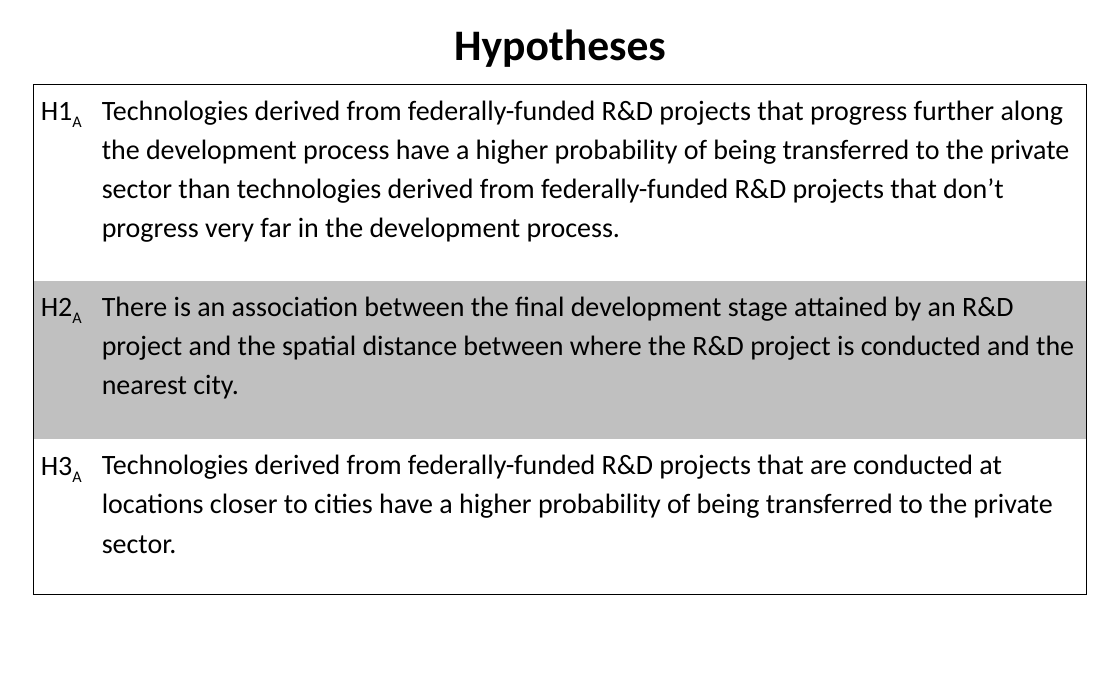
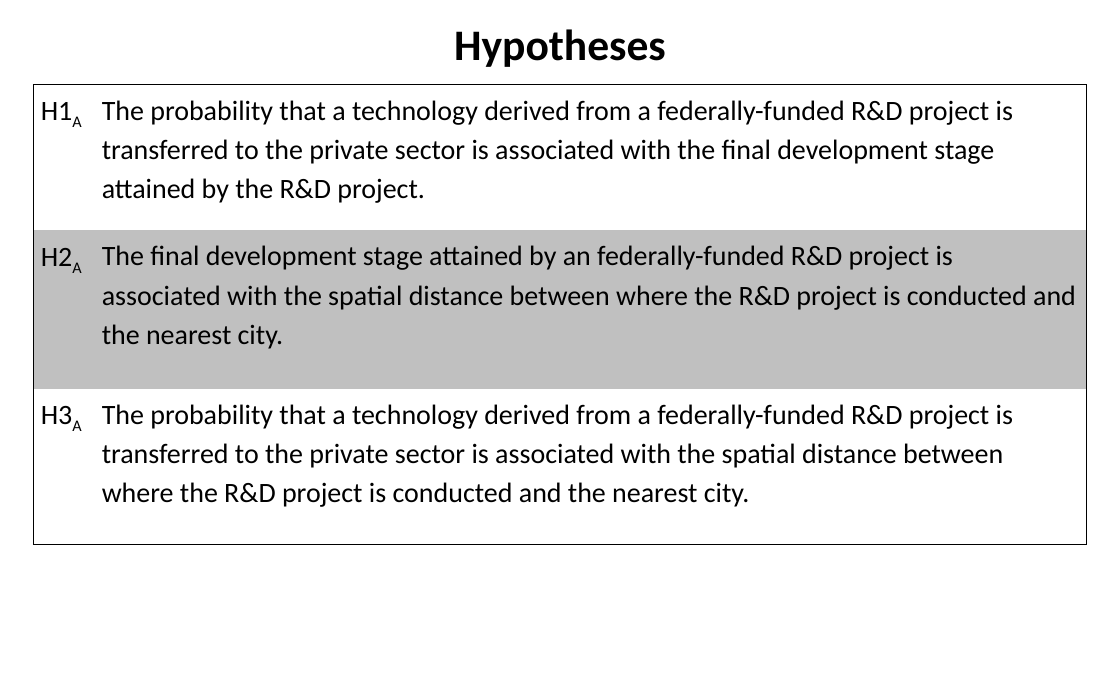
Before and after one commit to SLU-Courses-Townes/SOC5600, a slide deck: slide 14 of FinalProject/Presentation/Townes_SOC5600_FinalProject_Presentation.pptx. Drawn at 1120x700 pixels with LibreOffice and Linux fonts; fonts in the diff are those of the drawing. Boxes give left, top, right and bottom in pixels: in the first picture for what was removed or moved away, otherwise in the second. Text is boxed around its words. In the diff, an @@ line names an element or a change of style, - is before the commit and + after.

```diff
--- a/FinalProject/Presentation/Townes_SOC5600_FinalProject_Presentation.pptx
+++ b/FinalProject/Presentation/Townes_SOC5600_FinalProject_Presentation.pptx
@@ table at bbox=[34, 85, 1086, 545] @@
-row 1, column 2: Technologies derived from federally-funded R&D projects that progress further along the development process have a higher probability of being transferred to the private sector than technologies derived from federally-funded R&D projects that don’t progress very far in the development process.
+row 1, column 2: The probability that a technology derived from a federally-funded R&D project is transferred to the private sector is associated with the final development stage attained by the R&D project.
-row 2, column 2: There is an association between the final development stage attained by an R&D project and the spatial distance between where the R&D project is conducted and the nearest city.
+row 2, column 2: The final development stage attained by an federally-funded R&D project is associated with the spatial distance between where the R&D project is conducted and the nearest city.
-row 3, column 2: Technologies derived from federally-funded R&D projects that are conducted at locations closer to cities have a higher probability of being transferred to the private sector.
+row 3, column 2: The probability that a technology derived from a federally-funded R&D project is transferred to the private sector is associated with the spatial distance between where the R&D project is conducted and the nearest city.
```
Also in this commit, not shown: 10 other slides changed.
